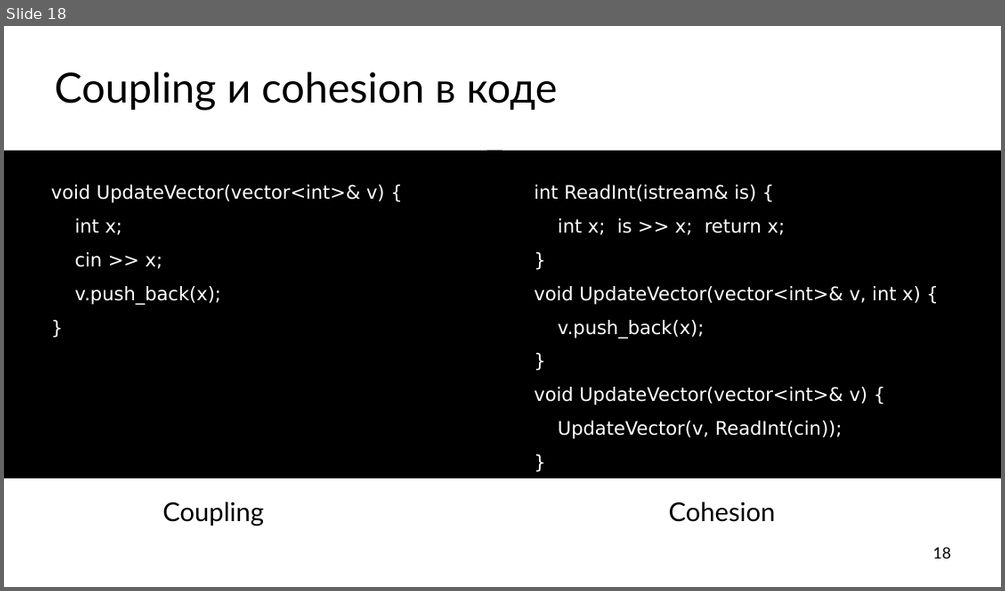
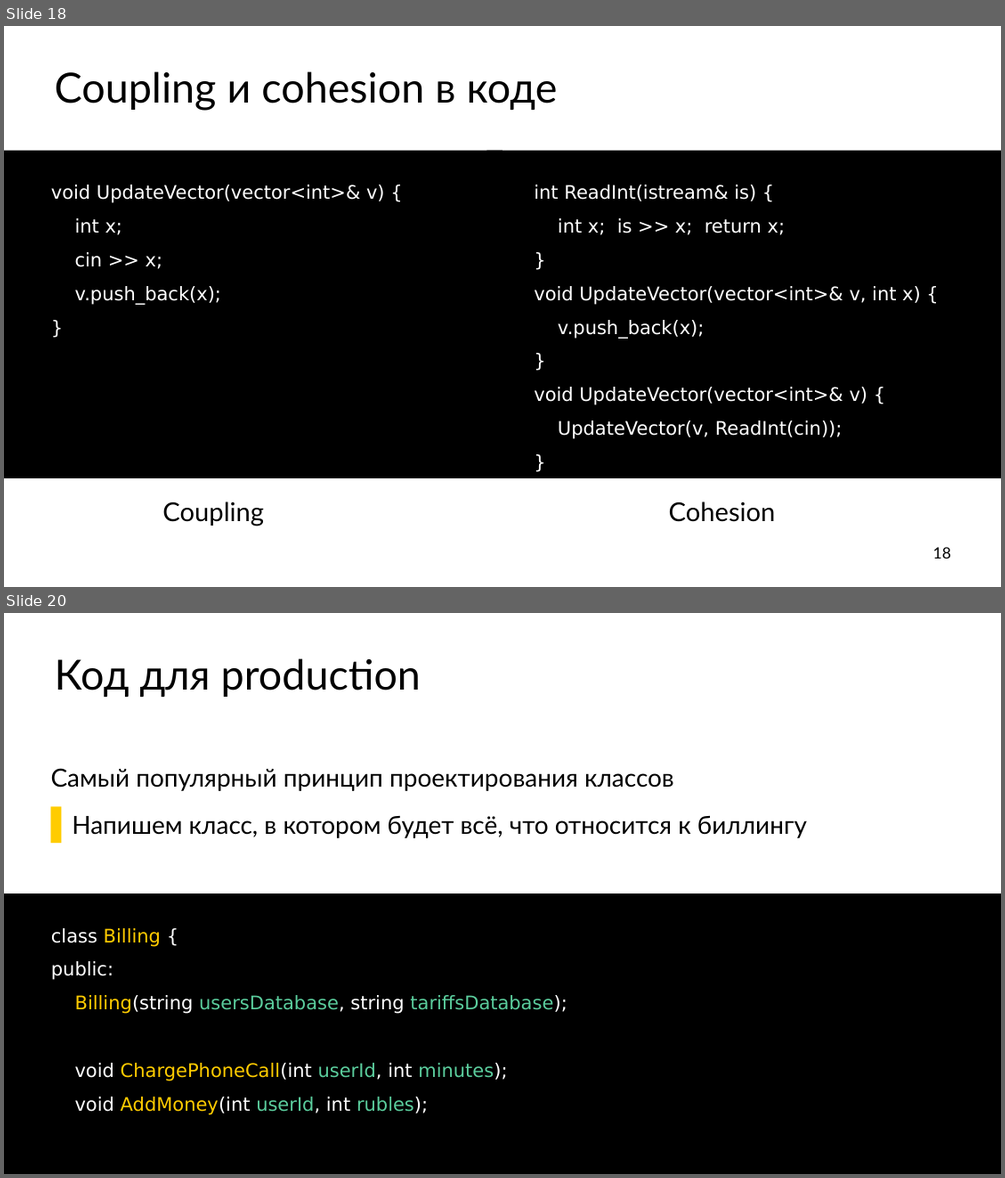
Before and after one commit to ishfb/cpprus17, a slide deck: slides.pptx. Shown one above the other, each under a label of ours: slide 18 before the commit, slides 18 and 20 after it; the slides between them are not shown. The pictures are 1005x591 and 1005x1178 pixels, drawn with LibreOffice and Linux fonts; fonts in the diff are those of the drawing. Boxes give left, top, right and bottom in pixels: in the first picture for what was removed or moved away, otherwise in the second. Text is boxed around its words. In the diff, an @@ line names an element or a change of style, - is before the commit and + after.

```diff
--- a/slides.pptx
+++ b/slides.pptx
@@ slide 20 added at box(4, 613, 1001, 1174), background #FFFFFF @@
@@ title added at box(55, 658, 421, 697), 80 pt, text #000000 @@
+Код для production
@@ text added at box(51, 768, 807, 838), 48 pt, text #000000 @@
+Самый популярный принцип проектирования классов
+  ▌ Напишем класс, в котором будет всё, что относится к биллингу
@@ text added at box(4, 893, 1001, 1174), fill #000000, 36 pt, text #FFFFFF @@
+class Billing {
+public:
+Billing(string usersDatabase, string tariffsDatabase);
+void ChargePhoneCall(int userId, int minutes);
+void AddMoney(int userId, int rubles);
```
Also in this commit, not shown: 1 slide changed, 6 other slides added, 1 slide removed, 1 other file.
